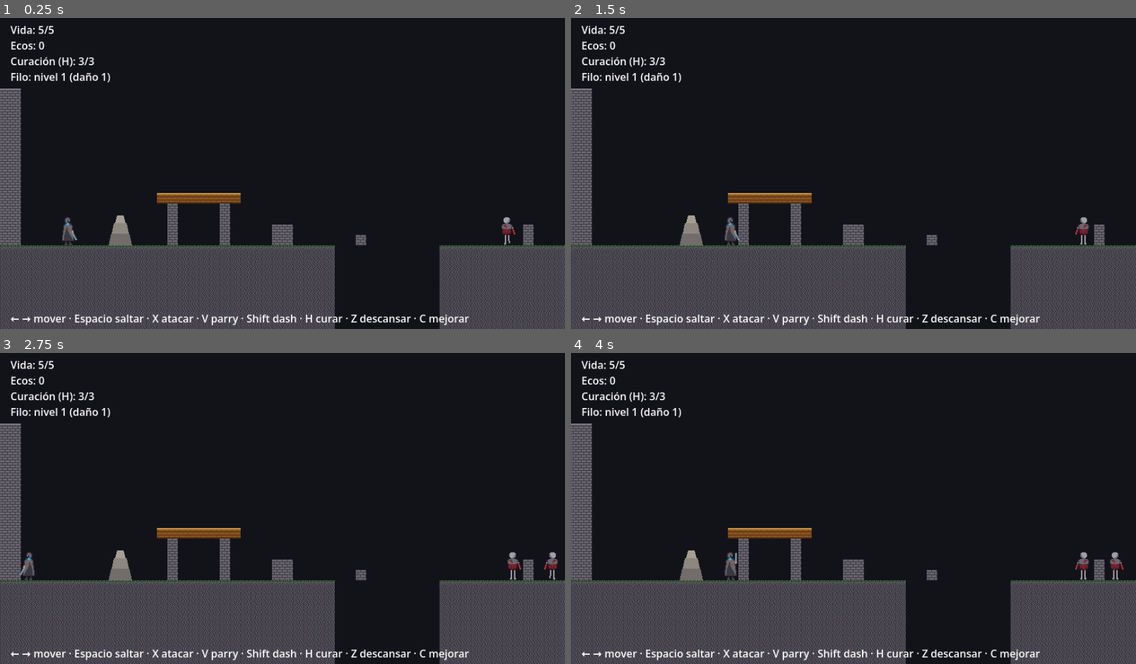
Above: before the commit, frames 1-4 (two rows, left to right).
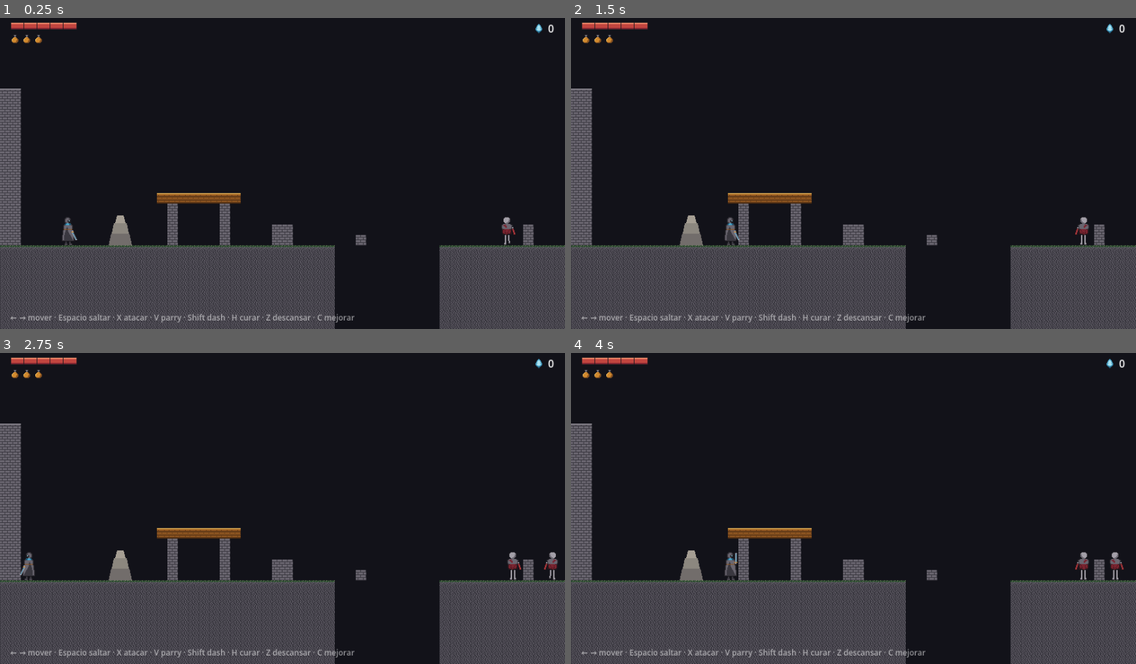
Above: after the commit, the same moments.

Repository: fcorguez92/desmemoria
Game: Godot game, scene res://game/levels/ultimo_umbral.tscn
The game is run twice, just before and just after one commit, with the same random seed, the same clock (stepped at 60 frames per second) and the same inputs.
Inputs:
- Up to frame 1 (0.25 s): no input
- Up to frame 2 (1.5 s): tap Enter (ui_accept) at 0.5, 0.77 s; hold Right (ui_right) from 0.53 s (still down); tap Shift (dash) at 0.6 s; tap H (heal) at 0.8, 1.35 s
- Up to frame 3 (2.75 s): tap Enter (ui_accept) at 1.52 s; tap V (parry) at 1.55, 2.1 s; release Right (ui_right) at 2.03 s; hold Left (ui_left) from 2.03 s (still down); tap Shift (dash) at 2.3 s
- Up to frame 4 (4 s): release Left (ui_left) at 2.78 s; hold Right (ui_right) from 2.78 s (still down); tap X (attack) at 2.85 s; tap Enter (ui_accept) at 3.02, 3.77 s; tap H (heal) at 3.05 s; tap Shift (dash) at 3.6 s; tap V (parry) at 3.8 s

The runs differ from the first frame. In frame 1, 2.1% of the frame differs, in the area x 1-98%, y 1-99%; in frame 2, 2.1%; in frame 3, 2.1%; in frame 4, 2.1%.

Commit message:
Replace the text HUD with a health bar, heal flasks and an Echo icon.
Adds generic SegmentedBar and IconRow controls (core/ui), the HUD scene
(game/ui) and its icon sprites. The player now only passes numbers to the HUD.

Co-Authored-By: Claude Sonnet 5 <noreply@anthropic.com>

Diff:
--- /dev/null
+++ b/core/ui/icon_row.gd
@@ -0,0 +1,34 @@
+class_name IconRow
+extends Control
+## Fila de iconos iguales sacados de una hoja de sprites: `count` con el aspecto
+## "lleno" y el resto hasta `max_count` con el aspecto "vacío". Sirve para cargas
+## de curación, llaves, munición... El dueño llama a `set_values()`.
+
+## Hoja de sprites con los iconos en una fila.
+@export var sheet: Texture2D
+## Tamaño en píxeles de cada icono en la hoja.
+@export var icon_size: Vector2i = Vector2i(16, 16)
+## Posición (columna) del icono lleno y del vacío en la hoja.
+@export var full_frame: int = 0
+@export var empty_frame: int = 1
+## Píxeles entre iconos.
+@export var spacing: int = 2
+
+var count: int = 0
+var max_count: int = 0
+
+
+func set_values(new_count: int, new_max: int) -> void:
+	count = clampi(new_count, 0, new_max)
+	max_count = new_max
+	custom_minimum_size = Vector2(max_count * (icon_size.x + spacing) - spacing, icon_size.y)
+	queue_redraw()
+
+
+func _draw() -> void:
+	if sheet == null:
+		return
+	for i in max_count:
+		var frame := full_frame if i < count else empty_frame
+		var source := Rect2(frame * icon_size.x, 0, icon_size.x, icon_size.y)
+		draw_texture_rect_region(sheet, Rect2(i * (icon_size.x + spacing), 0, icon_size.x, icon_size.y), source)
--- /dev/null
+++ b/core/ui/segmented_bar.gd
@@ -0,0 +1,39 @@
+class_name SegmentedBar
+extends Control
+## Barra dividida en segmentos (uno por punto de `max_value`), dibujada con
+## rectángulos de píxeles: marco oscuro, fondo y relleno con un filo de luz.
+## Sirve para vida, aguante, etc. No sabe de dónde vienen los números: el dueño
+## llama a `set_values()`.
+
+## Ancho en píxeles de cada segmento.
+@export var segment_width: int = 20
+## Alto de la barra (sin contar el marco).
+@export var bar_height: int = 10
+@export var border_color: Color = Color("#1b1a1f")
+@export var back_color: Color = Color("#3a1218")
+@export var fill_color: Color = Color("#c2453f")
+@export var highlight_color: Color = Color("#f08a6a")
+@export var shade_color: Color = Color("#7a2430")
+
+var max_value: int = 1
+var value: int = 1
+
+
+func set_values(new_value: int, new_max: int) -> void:
+	value = clampi(new_value, 0, new_max)
+	max_value = maxi(new_max, 1)
+	custom_minimum_size = Vector2(max_value * segment_width + 2, bar_height + 2)
+	queue_redraw()
+
+
+func _draw() -> void:
+	draw_rect(Rect2(0, 0, max_value * segment_width + 2, bar_height + 2), border_color)
+	for i in max_value:
+		var x := 1 + i * segment_width
+		# Un píxel de separación entre segmentos, en el color del marco.
+		var width := segment_width - (1 if i < max_value - 1 else 0)
+		draw_rect(Rect2(x, 1, width, bar_height), back_color)
+		if i < value:
+			draw_rect(Rect2(x, 1, width, bar_height), fill_color)
+			draw_rect(Rect2(x, 1, width, 2), highlight_color)
+			draw_rect(Rect2(x, bar_height - 1, width, 2), shade_color)
--- a/game/player/player.gd
+++ b/game/player/player.gd
@@ -5,6 +5,7 @@
 ## El orden de _physics_process es deliberado (ver docs/arquitectura.md).
 
 const EchoScene := preload("res://game/echo/echo.tscn")
+const Hud := preload("res://game/ui/hud.gd")
 const ABILITY_NAMES := {
 	&"dash": "Dash",
 	&"double_jump": "Doble salto",
@@ -32,11 +33,7 @@
 @onready var weapon: TieredUpgrade = $WeaponUpgrade
 @onready var visual: Sprite2D = $Visual
 @onready var animator: SheetAnimator = $SheetAnimator
-@onready var health_label: Label = $HUD/HealthLabel
-@onready var ecos_label: Label = $HUD/EcosLabel
-@onready var heal_label: Label = $HUD/HealLabel
-@onready var weapon_label: Label = $HUD/WeaponLabel
-@onready var message_label: Label = $HUD/MessageLabel
+@onready var hud: Hud = $HUD
 
 
 func _ready() -> void:
@@ -189,10 +186,10 @@
 func _show_message(text: String) -> void:
 	_message_id += 1
 	var this_message := _message_id
-	message_label.text = text
+	hud.set_message(text)
 	await get_tree().create_timer(MESSAGE_SECONDS).timeout
 	if this_message == _message_id:
-		message_label.text = ""
+		hud.set_message("")
 
 
 ## Golpe desviado: sin daño, con efectos azules, y el atacante queda aturdido.
@@ -211,7 +208,6 @@
 
 
 func _update_hud() -> void:
-	health_label.text = "Vida: %d/%d" % [health.health, health.max_health]
-	ecos_label.text = "Ecos: %d" % ecos
-	heal_label.text = "Curación (H): %d/%d" % [health.heal_charges, health.max_heal_charges]
-	weapon_label.text = "Filo: nivel %d (daño %d)" % [weapon.level + 1, weapon.current_value()]
+	hud.set_health(health.health, health.max_health)
+	hud.set_heal_charges(health.heal_charges, health.max_heal_charges)
+	hud.set_ecos(ecos)
--- a/game/player/player.tscn
+++ b/game/player/player.tscn
@@ -15,6 +15,7 @@
 [ext_resource type="Texture2D" path="res://game/player/player_sheet.png" id="13_sheet"]
 [ext_resource type="Script" path="res://core/components/sheet_animator.gd" id="14_animator"]
 [ext_resource type="Script" path="res://core/components/parry_component.gd" id="15_parry"]
+[ext_resource type="PackedScene" path="res://game/ui/hud.tscn" id="16_hud"]
 
 [sub_resource type="CapsuleShape2D" id="CapsuleShape2D_1"]
 radius = 12.0
@@ -86,32 +87,6 @@
 values = PackedInt32Array(1, 2, 3, 4, 5)
 costs = PackedInt32Array(4, 8, 14, 22)
 
-[node name="HUD" type="CanvasLayer" parent="."]
-
-[node name="HealthLabel" type="Label" parent="HUD"]
-offset_left = 16.0
-offset_top = 16.0
-text = "Vida: 5/5"
-
-[node name="EcosLabel" type="Label" parent="HUD"]
-offset_left = 16.0
-offset_top = 40.0
-text = "Ecos: 0"
-
-[node name="HealLabel" type="Label" parent="HUD"]
-offset_left = 16.0
-offset_top = 64.0
-text = "Curación: 3/3"
-
-[node name="WeaponLabel" type="Label" parent="HUD"]
-offset_left = 16.0
-offset_top = 88.0
-text = "Filo: nivel 1 (daño 1)"
-
-[node name="MessageLabel" type="Label" parent="HUD"]
-offset_left = 16.0
-offset_top = 112.0
-
 [node name="Slash" type="Polygon2D" parent="."]
 color = Color(1, 1, 1, 1)
 polygon = PackedVector2Array(10, -24, 30, -16, 40, 0, 30, 16, 10, 24, 24, 0)
@@ -135,7 +110,5 @@
 flash_color = Color(0.6, 0.9, 1, 1)
 duration = 0.15
 
-[node name="ControlsLabel" type="Label" parent="HUD"]
-offset_left = 16.0
-offset_top = 458.0
-text = "← → mover · Espacio saltar · X atacar · V parry · Shift dash · H curar · Z descansar · C mejorar"
+
+[node name="HUD" parent="." instance=ExtResource("16_hud")]
--- /dev/null
+++ b/game/ui/hud.gd
@@ -0,0 +1,25 @@
+extends CanvasLayer
+## Indicadores en pantalla: vida (barra), curaciones (frascos), Ecos (icono y
+## cifra), mensajes temporales y recordatorio de controles. No conoce al jugador:
+## el jugador le pasa los números (los datos bajan, ver docs/arquitectura.md).
+
+@onready var health_bar: SegmentedBar = $HealthBar
+@onready var heal_flasks: IconRow = $HealFlasks
+@onready var ecos_label: Label = $Ecos/Amount
+@onready var message_label: Label = $MessageLabel
+
+
+func set_health(value: int, max_value: int) -> void:
+	health_bar.set_values(value, max_value)
+
+
+func set_heal_charges(charges: int, max_charges: int) -> void:
+	heal_flasks.set_values(charges, max_charges)
+
+
+func set_ecos(amount: int) -> void:
+	ecos_label.text = str(amount)
+
+
+func set_message(text: String) -> void:
+	message_label.text = text
--- /dev/null
+++ b/game/ui/hud.tscn
@@ -0,0 +1,74 @@
+[gd_scene load_steps=8 format=3]
+
+[ext_resource type="Script" path="res://game/ui/hud.gd" id="1_hud"]
+[ext_resource type="Script" path="res://core/ui/segmented_bar.gd" id="2_bar"]
+[ext_resource type="Script" path="res://core/ui/icon_row.gd" id="3_row"]
+[ext_resource type="Texture2D" path="res://game/ui/hud_icons.png" id="4_icons"]
+
+[sub_resource type="AtlasTexture" id="AtlasTexture_echo"]
+atlas = ExtResource("4_icons")
+region = Rect2(32, 0, 16, 16)
+
+[node name="HUD" type="CanvasLayer"]
+script = ExtResource("1_hud")
+
+[node name="HealthBar" type="Control" parent="."]
+layout_mode = 3
+anchors_preset = 0
+offset_left = 16.0
+offset_top = 16.0
+offset_right = 118.0
+offset_bottom = 28.0
+script = ExtResource("2_bar")
+
+[node name="HealFlasks" type="Control" parent="."]
+layout_mode = 3
+anchors_preset = 0
+offset_left = 15.0
+offset_top = 34.0
+offset_right = 63.0
+offset_bottom = 50.0
+script = ExtResource("3_row")
+sheet = ExtResource("4_icons")
+
+[node name="Ecos" type="HBoxContainer" parent="."]
+anchors_preset = 1
+anchor_left = 1.0
+anchor_right = 1.0
+offset_left = -120.0
+offset_top = 14.0
+offset_right = -16.0
+offset_bottom = 34.0
+grow_horizontal = 0
+theme_override_constants/separation = 6
+alignment = 2
+
+[node name="Icon" type="TextureRect" parent="Ecos"]
+layout_mode = 2
+texture = SubResource("AtlasTexture_echo")
+stretch_mode = 3
+
+[node name="Amount" type="Label" parent="Ecos"]
+layout_mode = 2
+text = "0"
+
+[node name="MessageLabel" type="Label" parent="."]
+anchors_preset = 10
+anchor_right = 1.0
+offset_top = 16.0
+offset_bottom = 42.0
+grow_horizontal = 2
+horizontal_alignment = 1
+
+[node name="ControlsLabel" type="Label" parent="."]
+anchors_preset = 12
+anchor_top = 1.0
+anchor_right = 1.0
+anchor_bottom = 1.0
+offset_left = 16.0
+offset_top = -26.0
+grow_horizontal = 2
+grow_vertical = 0
+modulate = Color(1, 1, 1, 0.55)
+theme_override_font_sizes/font_size = 12
+text = "← → mover · Espacio saltar · X atacar · V parry · Shift dash · H curar · Z descansar · C mejorar"
--- a/tests/smoke_test.gd
+++ b/tests/smoke_test.gd
@@ -250,7 +250,7 @@
 func _test_parry() -> void:
 	await _fresh_level("Parry: ventana, golpes frontales y aturdimiento", true, true, "EnemySpawn1")
 	var parry: ParryComponent = _player.parry
-	_check("(H)" in _player.heal_label.text, "el HUD muestra la tecla de curación")
+	_check(_player.hud.heal_flasks.count == _player.health.heal_charges and _player.hud.heal_flasks.max_count == _player.health.max_heal_charges, "el HUD muestra los frascos de curación")
 	_check(not parry.try_deflect(-1, 1), "sin abrir la guardia no se desvía nada")
 	_check(parry.try_start(), "se puede abrir la guardia")
 	_check(not parry.try_start(), "no se puede reabrir con la guardia ya abierta")
@@ -420,7 +420,7 @@
 	await _wait(10)
 	_check(_player.dash.unlocked, "recoger el objeto desbloquea el dash")
 	_check(not is_instance_valid(pickup), "el objeto desaparece al recogerlo")
-	_check("Dash" in _player.message_label.text, "se muestra un mensaje con la habilidad")
+	_check("Dash" in _player.hud.message_label.text, "se muestra un mensaje con la habilidad")
 	_player.health.take_hit(99)
 	await _wait(2)
 	_check(_player.dash.unlocked, "morir no pierde las habilidades")
Not shown, added: core/ui/icon_row.gd.uid
Not shown, added: core/ui/segmented_bar.gd.uid
Not shown: 1 places in game/player/player.tscn that only renumber resources
Not shown, added: game/ui/hud.gd.uid
Binary file added: game/ui/hud_icons.png
Not shown, added: game/ui/hud_icons.png.import
Not shown, added: art/source/hud_icons.sprite
Not shown, changed: core/README.md
Not shown, changed: docs/arquitectura.md
Not shown, changed: docs/arte.md
Not shown, changed: docs/estado.md
